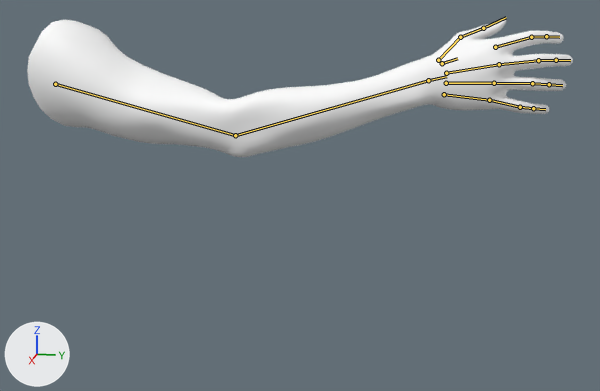
What one commit did to the glTF model src/kyro/scenes/player/arm/arm.gltf.
Camera for both pictures: a camera (50 mm lens) standing at (0.973, 0.511, 0.16) and looking at (-0.014, 0.314, -0.087). Every picture has the same lights, and +X, +Y and +Z are marked at lower left. The bones that bend it are drawn over the model as lines.

Names of what the first picture shows: 'Arm'.
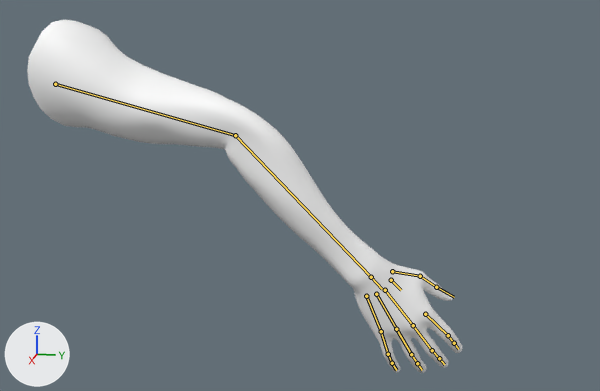
The newer file adds an action. The first version stands in its rest pose; the second is drawn at frame 18 of the action 'ReloadPistol'.

Boxes (x1, y1, x2, y2) around the edits, measured in the pictures (600 x 391 px):
'Arm', posed (20% narrower, 154% taller): before (27, 18, 573, 157); after (27, 19, 462, 373)
bone 'forearm.R', root to tip: before (235, 135) to (428, 80); after (235, 135) to (371, 277)

The change in detail:
Bone 'forearm.R' (bone_forearm_r) turns from (0, 0, 0) to (12, -6, 61) degrees about its own x, y and z.
